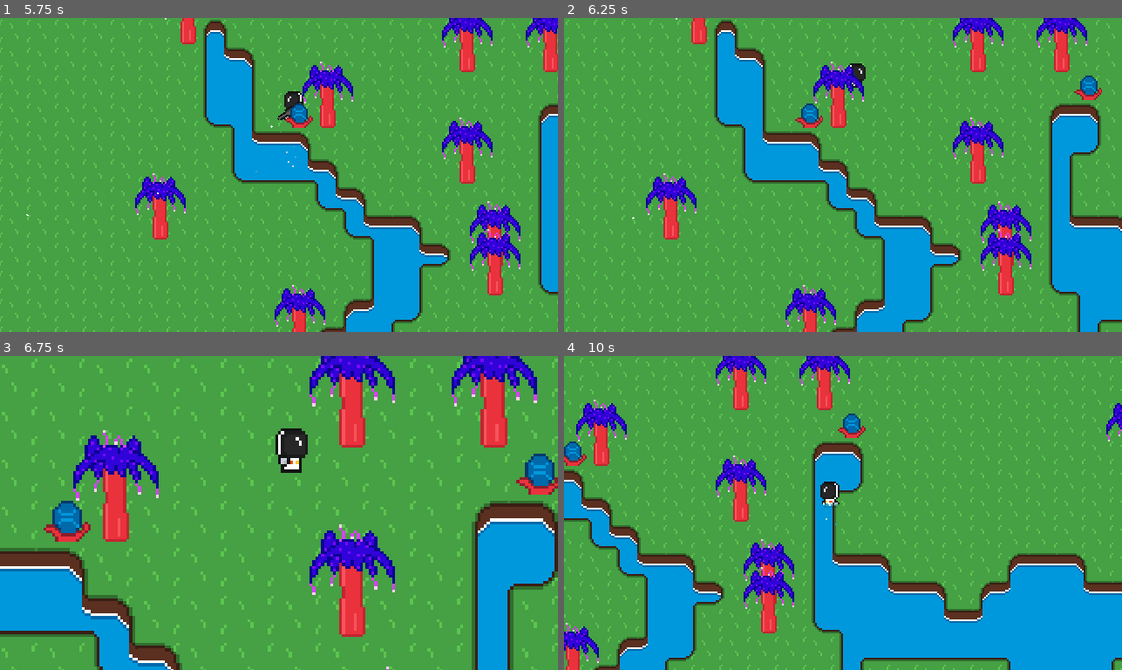
Above: before the commit, frames 1-4 (two rows, left to right).
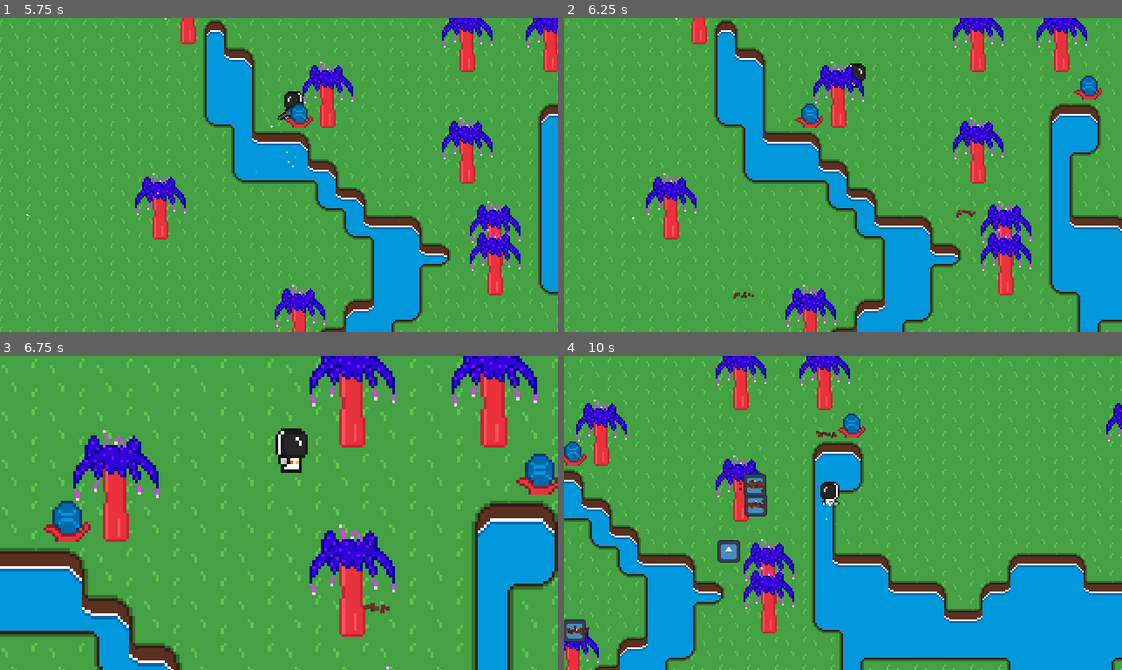
Above: after the commit, the same moments.

Repository: jreinke428/gamejam
Game: Godot game, scene res://Test.tscn
Same seed, same stepped clock (60 frames per second), same inputs: the game is played once before the commit and once after it. The engine's default icon, where the game draws it, is replaced by a stand-in: a white triangle on a blue panel in a dark square.
Inputs (mouse positions are in pixels of both pictures, inside the frame that each line leads up to):
- Up to frame 1 (5.75 s): move the mouse to (251, 237) at 0.52 s; hold W (up) 0.53-2.03 s; tap E (start_scan) at 0.6, 1.55, 2.1, 3.05, 3.8, 4.35, 5.3 s; move the mouse to (446, 222) at 1.27 s; click (446, 222) at 1.35 s; move the mouse to (111, 127) at 2.02 s; hold A (left) 2.03-3.53 s; tap Enter at 2.75 s; move the mouse to (306, 175) at 2.77 s; tap Mouse wheel up (zoom_in) at 2.85 s; move the mouse to (195, 96) at 3.52 s; hold S (down) 3.53-4.28 s; tap Mouse wheel down (zoom_out) at 3.6 s; move the mouse to (401, 159) at 4.27 s; hold D (right) 4.28-5.03 s; move the mouse to (167, 190) at 5.02 s; press the mouse at (167, 190) at 5.03 s; hold W (up) from 5.03 s (still down)
- Up to frame 2 (6.25 s): move the mouse to (898, 105) at 5.77 s; release W (up) at 5.78 s; release the mouse at (898, 105) at 5.78 s; hold D (right) from 5.78 s (still down); tap E (start_scan) at 5.85 s
- Up to frame 3 (6.75 s): keep holding D (right); move the mouse to (251, 575) at 6.52 s; tap Mouse wheel up (zoom_in) at 6.6 s
- Up to frame 4 (10 s): tap E (start_scan) at 6.8, 7.55, 8.1, 9.05, 9.6 s; move the mouse to (1010, 560) at 7.27 s; tap Mouse wheel down (zoom_out) at 7.35 s; move the mouse to (675, 465) at 8.02 s; release D (right) at 8.03 s; hold S (down) 8.03-8.78 s; move the mouse to (870, 513) at 8.77 s; hold A (left) 8.78-9.53 s; click (870, 513) at 8.85 s; move the mouse to (759, 434) at 9.52 s; hold W (up) from 9.53 s (still down)

Frame 1 is identical in both runs. In frame 2, less than 0.1% of the frame differs, in the area x 30-74%, y 61-90%; in frame 3, less than 0.1%; in frame 4, 1.2%, in the area x 0-49%, y 23-92%.
Error before the commit: Invalid operands 'Nil' and 'Vector2' in operator '+'. (res://Util/GlobalScripts/GlobalGameTools.gd:43)

Commit message:
monkey

Diff:
--- a/GameManager.gd
+++ b/GameManager.gd
@@ -4,14 +4,24 @@
 @onready var scanTimer := $ScanTimer
 
 var scanInProgress := false
+var scannerGlobalPosition: Vector2
 
 func _ready():
 	Signals.start_scan_attempted.connect(startScan)
 
 func _process(delta):
-	pass
+	if not scanTimer.is_stopped():
+		GlobalGameTools.spawnEnemies(scannerGlobalPosition)
 
-func startScan():
+func startScan(scannerPosition: Vector2):
+	if scanInProgress:
+		return
+
+	print("Scanner position {}".format(scannerPosition))
+	scannerGlobalPosition = scannerPosition
 	scanInProgress = true
+	Signals.scan_started.emit()
 	scanTimer.start()
-	GlobalGameTools.spawnEnemies()
+
+func _on_scan_timer_timeout():
+	Signals.scan_over.emit()
--- a/Test.tscn
+++ b/Test.tscn
@@ -29,3 +29,5 @@
 [node name="ScanTimer" type="Timer" parent="."]
 wait_time = 15.0
 one_shot = true
+
+[connection signal="timeout" from="ScanTimer" to="." method="_on_scan_timer_timeout"]
--- a/Util/GlobalScripts/GlobalGameTools.gd
+++ b/Util/GlobalScripts/GlobalGameTools.gd
@@ -4,7 +4,6 @@
 @onready var player : CharacterBody2D = $'/root/Test/World/Player'
 
 var scanInProgress = false
-var scanPos = null
 var curEnemy = null
 var texture = preload('res://icon.svg')
 var spawnParticles = preload('res://Util/Particles/SpawnParticles.tscn')
@@ -35,16 +34,16 @@
 	if pos.y < 0 or pos.y/16 > GlobalProperties.SCREEN_SIZE.y: return false
 	return true
 
-func spawnEnemies():
+func spawnEnemies(scannerPosition):
 	if randf() < 0.05:
 		var dist = randf_range(100,150)
 		var angle = randf_range(0,360)
 		var coords = Vector2(cos(angle)*dist, sin(angle)*dist)
-		while(!isValidSpawn(scanPos+coords)):
+		while(!isValidSpawn(scannerPosition+coords)):
 			dist = randf_range(100,150)
 			angle = randf_range(0,360)
 			coords = Vector2(cos(angle)*dist, sin(angle)*dist)
-		spawnEnemy(scanPos+coords)
+		spawnEnemy(scannerPosition+coords)
 
 func spawnEnemy(pos):
 	var particles : GPUParticles2D = spawnParticles.instantiate()
--- a/Util/GlobalScripts/Signals.gd
+++ b/Util/GlobalScripts/Signals.gd
@@ -1,3 +1,7 @@
 extends Node
 
-signal start_scan_attempted
+signal start_scan_attempted(scannerPosition: Vector2)
+
+signal scan_started
+
+signal scan_over
--- a/World/Fauna/Plant.gd
+++ b/World/Fauna/Plant.gd
@@ -1,23 +1,30 @@
 extends Area2D
 
-var canStartScan := false
+var canStartScan := true
+var playerNearby := false
 
 # Called when the node enters the scene tree for the first time.
 func _ready():
-	pass # Replace with function body.
+	Signals.scan_over.connect(_on_scan_over)
+	Signals.scan_started.connect(_on_scan_started)
 
 # Called every frame. 'delta' is the elapsed time since the previous frame.
 func _process(delta):
-	if canStartScan:
+	if canStartScan and playerNearby:
 		if Input.is_action_just_pressed("start_scan"):
-			Signals.start_scan_attempted.emit()
+			Signals.start_scan_attempted.emit(global_position)
 
+func _on_scan_over():
+	canStartScan = true
+
+func _on_scan_started():
+	canStartScan = false
 
 func _on_body_entered(body):
-	if body.is_in_group("Player"):
-		canStartScan = true
-		print("Press E To Begin Scan")
+	if body.is_in_group("Player") and canStartScan:
+		playerNearby = true
+		print("Press E To Begin Scan") # replace with UI for start scan
 
 func _on_body_exited(body):
 	if body.is_in_group("Player"):
-		canStartScan = false
+		playerNearby = false
